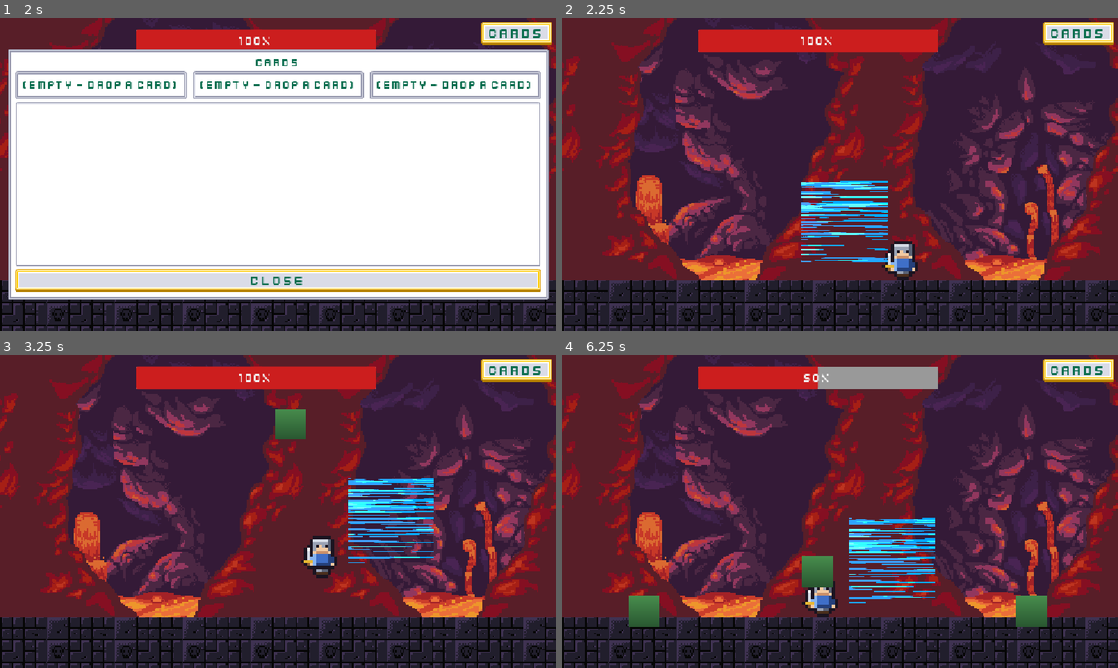
Above: before the commit, frames 1-4 (two rows, left to right).
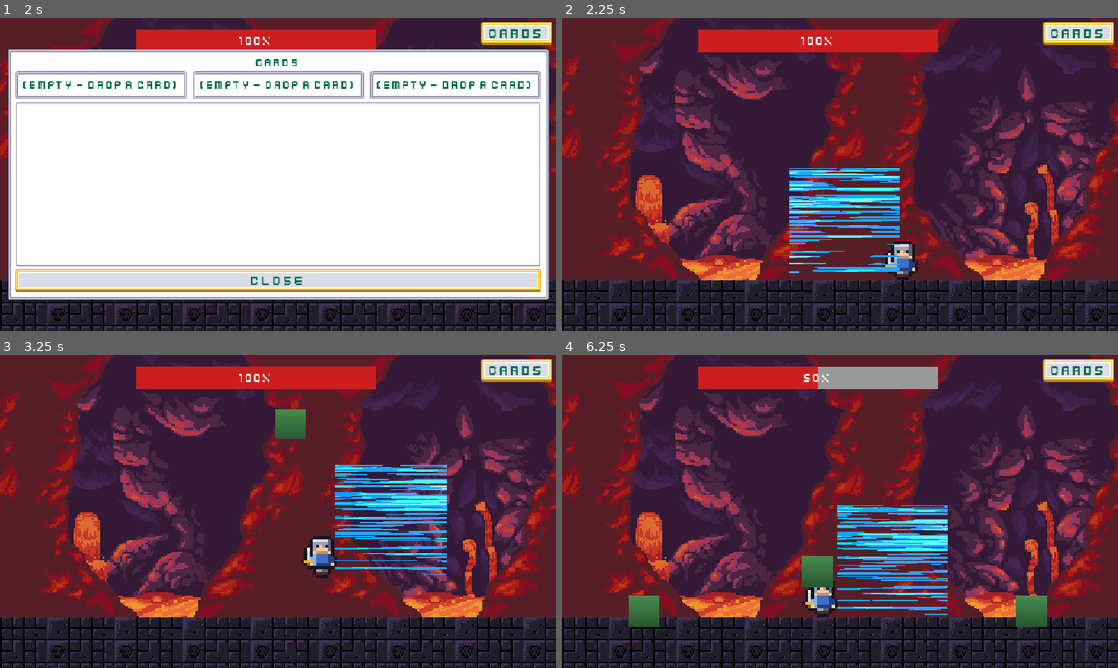
Above: after the commit, the same moments.

Repository: BillNyeFan123-creator/rebound
Game: Godot game, scene res://start_screen.tscn
Two runs of this game, one before a commit and one after it. Both use one fixed random seed, a clock stepped at 60 frames per second and the inputs below.
Inputs (mouse positions are in pixels of both pictures, inside the frame that each line leads up to):
- Up to frame 1 (2 s): click "Start Game" at 0.5 s; click "Cards" at 1.25 s
- Up to frame 2 (2.25 s): tap Enter at 2 s; move the mouse to (962, 158) at 2.02 s; hold D (move_right) from 2.03 s (still down); tap Shift (dash) at 2.1 s
- Up to frame 3 (3.25 s): tap W (jump) at 2.27, 2.3, 2.57, 2.85, 3.02 s; move the mouse to (166, 527) at 2.77 s; release D (move_right) at 2.78 s; hold A (move_left) from 2.78 s (still down); tap Shift (dash) at 3.05 s
- Up to frame 4 (6.25 s): tap W (jump) at 3.32, 3.8, 4.52, 4.82, 5.27, 5.3, 5.57, 5.85, 6.02 s; move the mouse to (895, 442) at 3.52 s; release A (move_left) at 3.53 s; hold D (move_right) 3.53-5.03 s; tap X (attack) at 3.6 s; move the mouse to (812, 574) at 4.27 s; tap Shift (dash) at 4.35, 5.1, 6.05 s; move the mouse to (1006, 558) at 5.02 s; hold A (move_left) from 5.03 s (still down); move the mouse to (673, 464) at 5.77 s

Frame 1 is identical in both runs. In frame 2, 3.6% of the frame differs, in the area x 40-61%, y 48-82%; in frame 3, 3.8%; in frame 4, 3.9%, in the area x 49-70%, y 48-84%.

Commit message:
Polish VFX tuning, add jump buffer + coyote time

Diff:
--- a/scripts/arena/Enemy.gd
+++ b/scripts/arena/Enemy.gd
@@ -42,7 +42,7 @@
 func take_hit(damage: float) -> void:
 	health -= int(ceil(damage))
 	Vfx.spawn(get_parent(), HIT_VFX, HIT_VFX_FRAMES.x, HIT_VFX_FRAMES.y, HIT_VFX_FRAMES.z,
-		30.0, global_position, 0.25)
+		45.0, global_position, 0.35)
 	if health <= 0:
 		die()
 		return
@@ -53,6 +53,6 @@
 
 
 func die() -> void:
-	Vfx.spawn(get_parent(), DEATH_VFX, 6, 5, 30, 30.0, global_position, 0.45)
+	Vfx.spawn(get_parent(), DEATH_VFX, 6, 5, 30, 30.0, global_position, 0.6)
 	died.emit()
 	queue_free()
--- a/scripts/arena/Vfx.gd
+++ b/scripts/arena/Vfx.gd
@@ -13,7 +13,7 @@
 
 
 static func spawn(parent: Node, sheet: Texture2D, h_frames: int, v_frames: int,
-		frame_count: int, fps: float, pos: Vector2, fx_scale := 1.0) -> void:
+		frame_count: int, fps: float, pos: Vector2, fx_scale := 1.0) -> Vfx:
 	var sprite := Vfx.new()
 	sprite.texture = sheet
 	sprite._h_frames = h_frames
@@ -30,6 +30,7 @@
 	sprite.scale = Vector2.ONE * fx_scale
 	sprite.z_index = 5
 	parent.add_child(sprite)
+	return sprite
 
 
 func _process(delta: float) -> void:
--- a/scripts/player/player.gd
+++ b/scripts/player/player.gd
@@ -14,6 +14,8 @@
 const DASH_SPEED = 900.0
 const DASH_TIME = 0.15
 const DASH_COOLDOWN = 0.8
+const JUMP_BUFFER_TIME = 0.12  # presses this long before landing still jump
+const COYOTE_TIME = 0.12       # grace period to jump after leaving the ground
 
 var health: int = BASE_MAX_HEALTH
 var invuln_timer := 0.0
@@ -35,6 +37,8 @@
 var dash_time := 0.0
 var dash_dir := Vector2.RIGHT
 var facing := 1.0
+var jump_buffer := 0.0
+var coyote := 0.0
 
 
 func _ready() -> void:
@@ -55,11 +59,21 @@
 		check_hazards()
 		return
 
-	if not is_on_floor():
+	if is_on_floor():
+		coyote = COYOTE_TIME
+	else:
+		coyote -= delta
 		velocity += get_gravity() * delta
 
-	if Input.is_action_just_pressed("jump") and is_on_floor():
+	if Input.is_action_just_pressed("jump"):
+		jump_buffer = JUMP_BUFFER_TIME
+	else:
+		jump_buffer -= delta
+
+	if jump_buffer > 0.0 and coyote > 0.0:
 		velocity.y = JUMP_VELOCITY * jump_mult
+		jump_buffer = 0.0
+		coyote = 0.0
 
 	var direction := Input.get_axis("move_left", "move_right")
 	if direction:
@@ -102,7 +116,9 @@
 		dash_dir = Vector2(direction, 0.0)
 	else:
 		dash_dir = Vector2(facing, 0.0)
-	Vfx.spawn(get_parent(), DASH_VFX, 6, 5, 30, 60.0, global_position, 0.35)
+	var fx := Vfx.spawn(get_parent(), DASH_VFX, 6, 5, 30, 60.0, global_position, 0.45)
+	if dash_dir.x < 0.0:
+		fx.flip_h = true
 	invuln_timer = maxf(invuln_timer, DASH_TIME * dash_time_mult)
 	dash_time = DASH_TIME * dash_time_mult
 	dash_cd = DASH_COOLDOWN * dash_cd_mult
